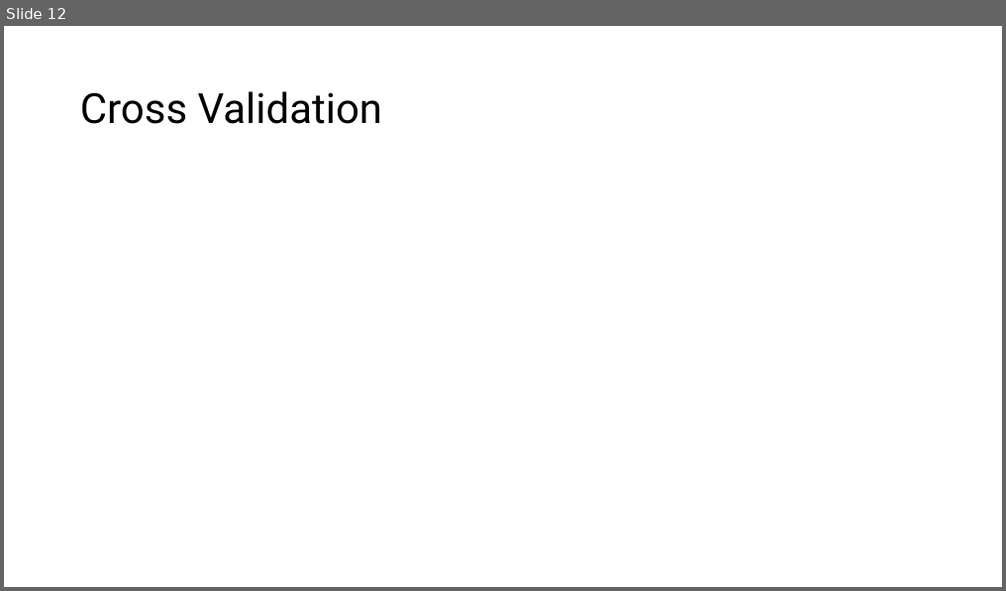
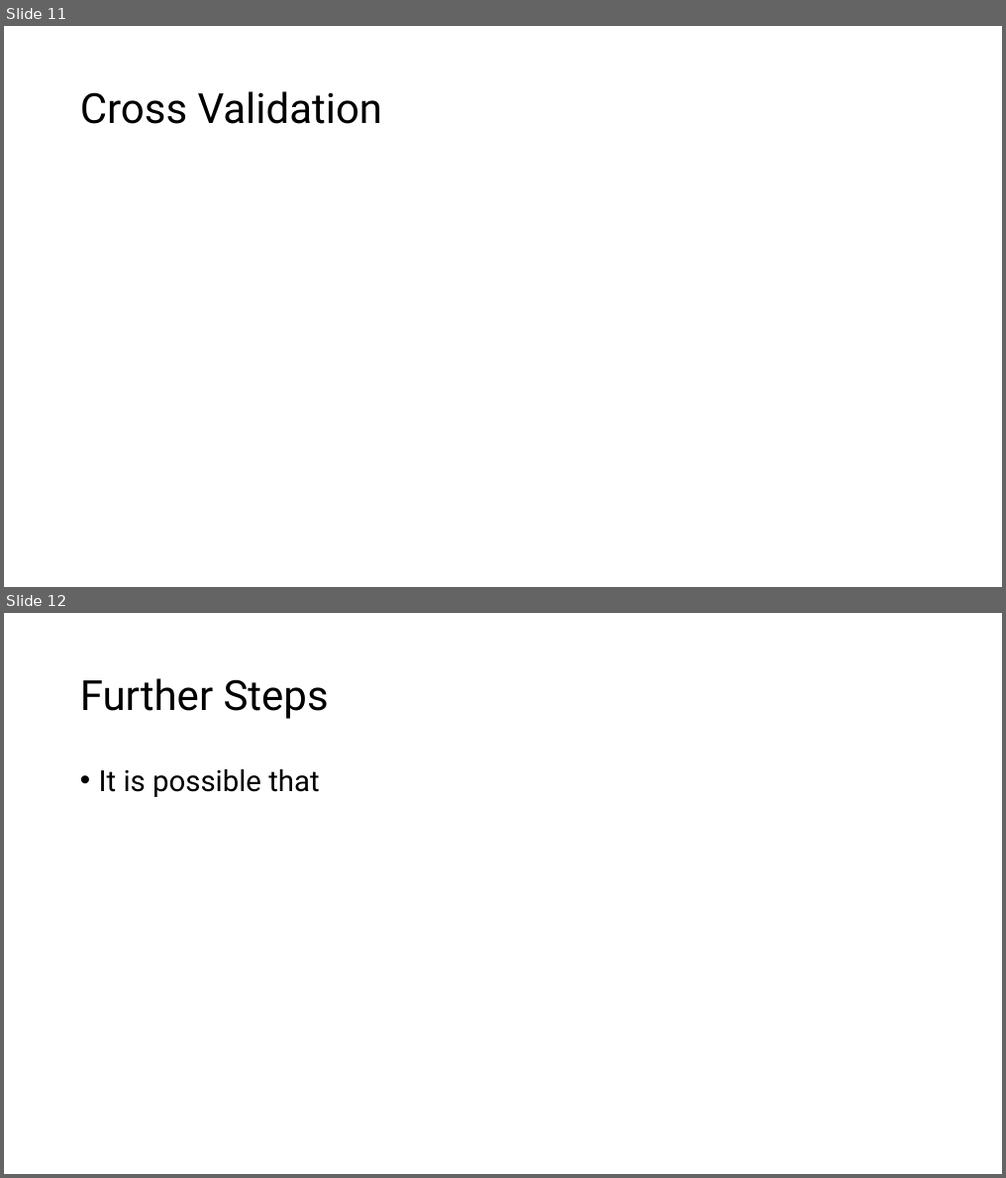
Before and after one commit to zoenyoo/MUSA508_Final, a slide deck: FInal_Presentation.pptx. Shown one above the other, each under a label of ours: slide 12 before the commit, slides 11 and 12 after it. The pictures are 1006x591 and 1006x1178 pixels, drawn with LibreOffice and Linux fonts; fonts in the diff are those of the drawing. Boxes give left, top, right and bottom in pixels: in the first picture for what was removed or moved away, otherwise in the second. Text is boxed around its words. In the diff, an @@ line names an element or a change of style, - is before the commit and + after.

```diff
--- a/FInal_Presentation.pptx
+++ b/FInal_Presentation.pptx
@@ slide 12 added at (4, 613, 1002, 1174), background #FFFFFF @@
@@ title added at (80, 678, 329, 719), 40 pt, text #000000 @@
+Further Steps
@@ text added at (99, 769, 319, 797), 28 pt, text #000000 @@
+• It is possible that
@@ what was slide 12 is now slide 11 @@
```
Also in this commit, not shown: 2 slides changed, 6 other slides added, 7 slides removed, 3 other files.
